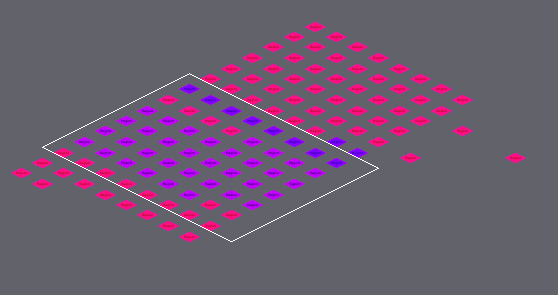
One commit to this Tiled map: tiled/dungeon/rules/dungeon_ruleset4.tmx. The first picture is a wide view before the edit; the outline marks the close-up.
Close-up. Before:
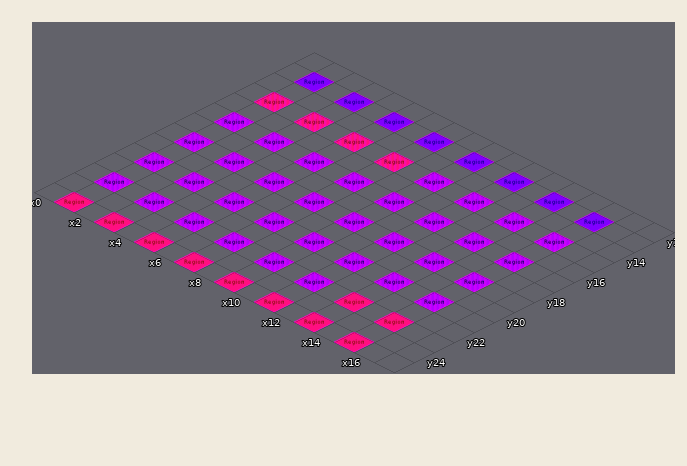
Cells are 192x96 px. Isometric: x runs down to the right, y down to the left. Shown: x 0..17, y 12..25. Not drawn, because the pictures are missing: unchanged layer "input_object".
The same view after the edit:
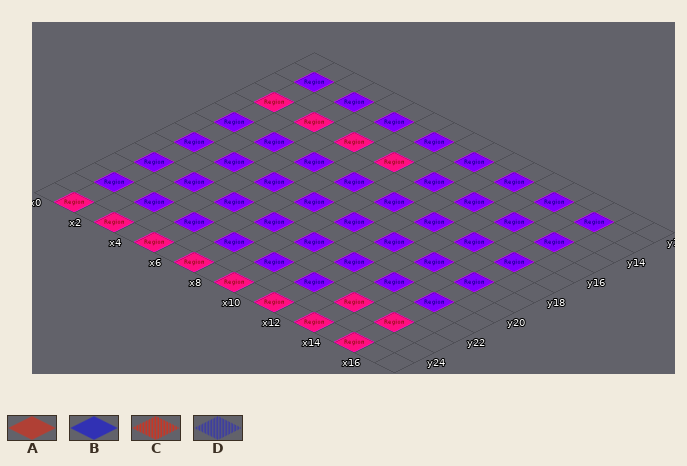
Key: from "collision": A 0, B 1, C 2, D 3.
_ is an empty cell.
From old to new:
Layer "output_collision":
The author changed tile C to tile A in row 15 at x 1, 3, 5 and 7.
The author changed tile D to tile B in row 15 at x 9, 11, 13 and 15; in row 17 at x 1, 3, 5, 7, 9, 11, 13 and 15; in row 19 at x 1, 3, 5, 7, 9, 11, 13 and 15; in row 21 at x 1, 3, 5, 7, 9, 11, 13 and 15; in row 23 at x 1, 3, 5, 7, 9 and 11.
Where, in picture pixels (left, top, right, bottom), the same in both close-ups:
changed: (95, 92, 574, 312)
